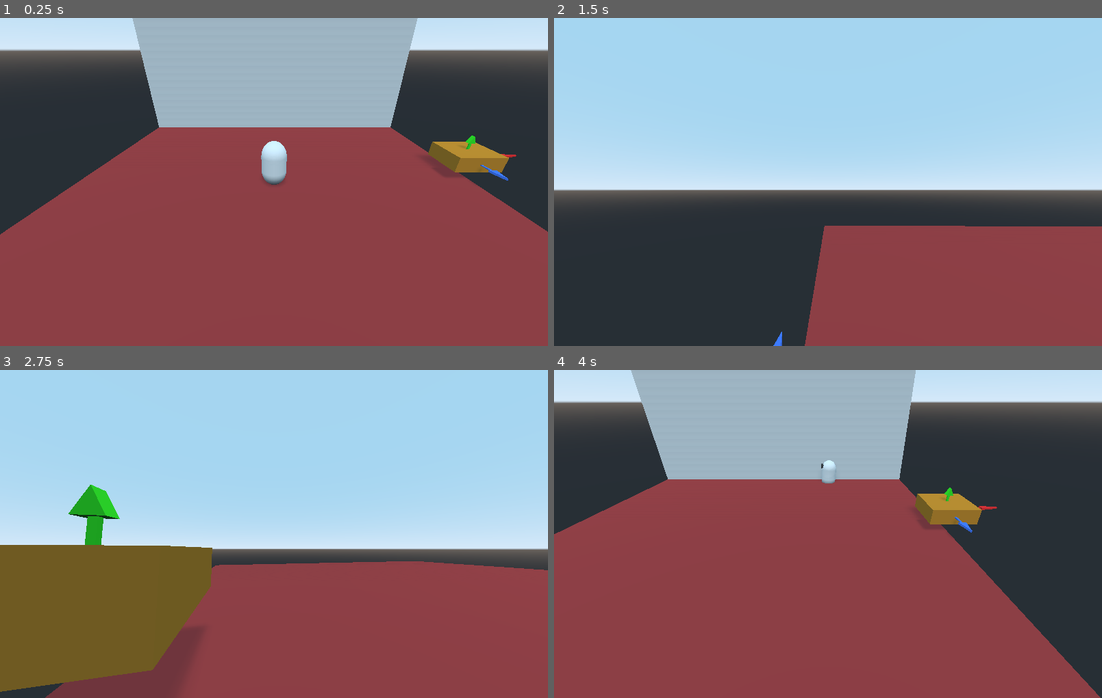
Above: before the commit, frames 1-4 (two rows, left to right).
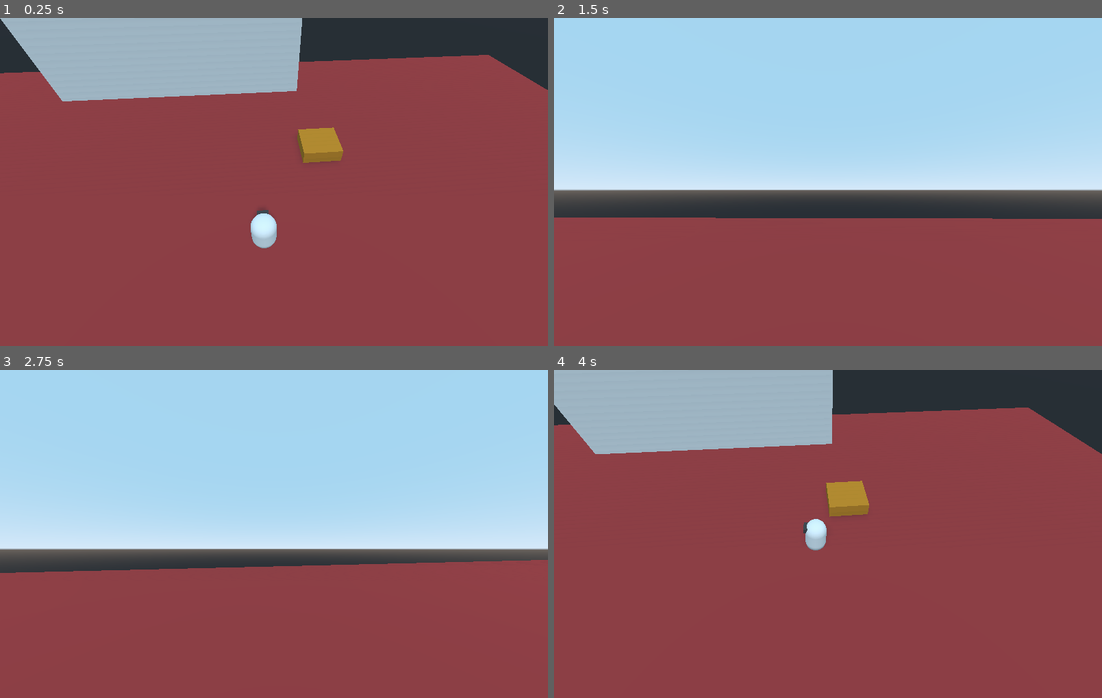
Above: after the commit, the same moments.

Repository: Carbine28/Game-to-Teach-3D-Transformation
Game: Godot game, scene res://main.tscn
Two runs of this game, one before a commit and one after it. Both use one fixed random seed, a clock stepped at 60 frames per second and the inputs below.
Inputs (mouse positions are in pixels of both pictures, inside the frame that each line leads up to):
- Up to frame 1 (0.25 s): no input
- Up to frame 2 (1.5 s): move the mouse to (948, 165) at 0.52 s; hold D (move_right) 0.53-1.28 s; click (948, 165) at 0.6 s; tap Space (jump) at 0.77 s; move the mouse to (718, 198) at 1.27 s; hold S (move_backward) from 1.28 s (still down); tap Tab (switch_camera) at 1.35 s
- Up to frame 3 (2.75 s): tap Space (jump) at 1.52 s; move the mouse to (284, 527) at 2.02 s; release S (move_backward) at 2.03 s; hold W (move_forward) from 2.03 s (still down); click (284, 527) at 2.1 s
- Up to frame 4 (4 s): move the mouse to (822, 540) at 2.77 s; tap Tab (switch_camera) at 2.85 s; tap Space (jump) at 3.02, 3.77 s; move the mouse to (992, 583) at 3.52 s; release W (move_forward) at 3.53 s; hold A (move_left) from 3.53 s (still down); click (992, 583) at 3.6 s

The runs differ from the first frame. In frame 1, 38% of the frame differs, in the area x 0-100%, y 0-71%; in frame 2, 20%; in frame 3, 18%; in frame 4, 40%, in the area x 0-100%, y 0-100%.
Error before the commit: Parse Error: Expected block in pattern branch (res://transformable_Objects/object.gd:42)

Commit message:
Fixed platform movement

Diff:
--- a/Base/GUI/transformableUI/DrawContainer.gd
+++ b/Base/GUI/transformableUI/DrawContainer.gd
@@ -8,11 +8,11 @@
 	idCount = 0
 
 # Test if block can be dropped
-func can_drop_data(position, data):
+func can_drop_data(_position, data):
 	var can_drop: bool = data is Node and data.is_in_group("DRAGGABLE")
 	return can_drop
 
-func drop_data(position, data):
+func drop_data(_position, data):
 	var draggable_block: ColorRect = draggable.instance()
 	draggable_block.id = idCount
 	draggable_block.label = data.label
--- a/Base/TransformBlock.gd
+++ b/Base/TransformBlock.gd
@@ -17,7 +17,7 @@
 
 
 # Called when upon starting drag
-func get_drag_data(position: Vector2):
+func get_drag_data(_position: Vector2):
 	#print("get_drag_data(): Dragging: " , label , " block, ID: ", id)
 	if not dropped_on_target:
 		set_drag_preview( _get_preview_control())
--- a/Base/characters/player/Camera.gd
+++ b/Base/characters/player/Camera.gd
@@ -9,7 +9,7 @@
 	#rotation = thirdPersonCamera.rotation
 	pass
 
-func _process(delta):
+func _process(_delta):
 	if firstPersonCamera.current:
 		rotation_degrees.x = look_rotation.x
 		rotation_degrees.y = look_rotation.y
--- a/Base/characters/player/Player.gd
+++ b/Base/characters/player/Player.gd
@@ -6,7 +6,7 @@
 onready var interaction = $Camera/firstPerson/RayCast
 var picked_Object
 
-export var speed = 20
+export var speed = 10
 export var acceleration = 10
 export var jump = 8
 export var gravity = 18.2
@@ -21,10 +21,18 @@
 var SpawnPoint
 var snap_vector
 
+## Player States
+enum PlayerFloorState{
+	Floor,
+	Platform
+}
+var floor_state
+
 func _ready():
 	SpawnPoint = global_translation
 	prevDirection = _camera.rotation
 	add_to_group("Player")
+	floor_state = PlayerFloorState.Floor #
 
 func _physics_process(delta):
 	# Set player movement to WASD controls, normalize and rotate so direction moved is always the camera front
@@ -49,7 +57,14 @@
 	_jump(delta) # Check for jump inputs
 	# Finally move player
 
-	velocity = move_and_slide_with_snap(velocity, snap_vector, Vector3.UP, true,1, 0.785398, true)
+#	velocity = move_and_slide_with_snap(velocity, snap_vector, Vector3.UP, true,1, 0.785398, true)
+#	velocity = move_and_slide(velocity, Vector3.UP)
+	match floor_state:
+		PlayerFloorState.Floor:
+			velocity = move_and_slide(velocity, Vector3.UP)
+		PlayerFloorState.Platform:
+			velocity = move_and_slide_with_snap(velocity, -snap_vector , Vector3.UP, true,1, 0.785398, true)
+
 func _jump(delta):
 	# Coyote time based jumps
 
--- /dev/null
+++ b/Base/functional_objects/SpawnPoint.gd
@@ -0,0 +1,7 @@
+extends Spatial
+
+func _ready():
+	var model = $model
+	model.visible = false
+	var _player = get_node("../Player")
+	_player.global_translation = global_translation
--- /dev/null
+++ b/Base/functional_objects/SpawnPoint.tscn
@@ -0,0 +1,12 @@
+[gd_scene load_steps=3 format=2]
+
+[ext_resource path="res://functional_objects/SpawnPoint.gd" type="Script" id=1]
+
+[sub_resource type="CylinderMesh" id=1]
+
+[node name="SpawnPoint" type="Spatial"]
+script = ExtResource( 1 )
+
+[node name="model" type="MeshInstance" parent="."]
+transform = Transform( 0.458774, 0, 0, 0, 0.340787, 0, 0, 0, 0.501323, 0, 0, 0 )
+mesh = SubResource( 1 )
--- a/Base/levels/level_default.gd
+++ b/Base/levels/level_default.gd
@@ -41,7 +41,7 @@
 	_transformGUI.selectedObject = object
 	_transformGUI.visible = true
 
-func _process(delta):
+func _process(_delta):
 	if Input.is_action_just_pressed("switch_camera"):
 		emit_signal("camera_toggled")
 		cameraIsActive = !cameraIsActive
--- a/Base/levels/level_default.tscn
+++ b/Base/levels/level_default.tscn
@@ -1,11 +1,12 @@
-[gd_scene load_steps=9 format=2]
+[gd_scene load_steps=10 format=2]
 
 [ext_resource path="res://characters/player/Player.tscn" type="PackedScene" id=1]
 [ext_resource path="res://levels/level_default.gd" type="Script" id=2]
 [ext_resource path="res://transformable_Objects/object.tscn" type="PackedScene" id=3]
+[ext_resource path="res://functional_objects/SpawnPoint.tscn" type="PackedScene" id=4]
 
 [sub_resource type="BoxShape" id=2]
-extents = Vector3( 15, 1, 15 )
+extents = Vector3( 14.5, 1, 22.9 )
 
 [sub_resource type="SpatialMaterial" id=3]
 albedo_color = Color( 0.682353, 0.243137, 0.243137, 1 )
@@ -31,11 +32,11 @@
 transform = Transform( 1, 0, 0, 0, 1, 0, 0, 0, 1, 0.00493431, 0, 0.0344582 )
 
 [node name="CollisionShape" type="CollisionShape" parent="Floor"]
-transform = Transform( 1, 0, 0, 0, 1, 0, 0, 0, 1, 0, -1, 0 )
+transform = Transform( 3.36, 0, 0, 0, 1.05, 0, 0, 0, 1.05, 0, -1, 0 )
 shape = SubResource( 2 )
 
 [node name="MeshInstance" type="MeshInstance" parent="Floor"]
-transform = Transform( 1, 0, 0, 0, 1, 0, 0, 0, 1, 0, -1, 0 )
+transform = Transform( 3.25, 0, 0, 0, 1, 0, 0, 0, 1.6, 0, -1, 0 )
 mesh = SubResource( 1 )
 
 [node name="DirectionalLight" type="DirectionalLight" parent="."]
@@ -58,7 +59,7 @@
 material/0 = SubResource( 4 )
 
 [node name="Camera" type="Camera" parent="."]
-transform = Transform( 1, 0, 0, 0, 0.871128, 0.491056, 0, -0.491056, 0.871128, 0, 8.76117, 15.1 )
+transform = Transform( 0.996195, 0.0661848, -0.0567072, 0, 0.650642, 0.759385, 0.0871557, -0.756495, 0.648166, -3.2, 15.9612, 14.5 )
 
 [node name="OutofBoundsFloor" type="Area" parent="."]
 transform = Transform( 1, 0, 0, 0, 1, 0, 0, 0, 1, 0, -19.4613, 0 )
@@ -70,5 +71,8 @@
 transform = Transform( 3.12765, 0, 0, 0, 1.25409, 0, 0, 0, 3.04029, 15.0984, 1.3905, -2.22206 )
 mode = 3
 
+[node name="SpawnPoint" parent="." instance=ExtResource( 4 )]
+transform = Transform( 1, 0, 0, 0, 1, 0, 0, 0, 1, 9.37035, 0.436448, 6.48486 )
+
 [connection signal="camera_toggled" from="." to="Player" method="_on_level_test_camera_toggled"]
 [connection signal="body_entered" from="OutofBoundsFloor" to="." method="_on_OutofBoundsFloor_body_entered"]
--- a/Base/transformable_Objects/object.gd
+++ b/Base/transformable_Objects/object.gd
@@ -13,7 +13,7 @@
 export var currentPosition = Vector3.ZERO
 export var nextPosition = Vector3.ZERO
 # Object Movement Variables
-export var translationSpeed = 2
+export var translationSpeed = 4
 export var rotationalSpeed = 2
 var objectState
 
@@ -38,7 +38,7 @@
 			else:
 				objectState = ObjectState.PASSIVE
 		ObjectState.ROTATION:
-
+			pass
 		ObjectState.PASSIVE:
 			pass
 
@@ -50,6 +50,17 @@
 
 func moveObject(vPosition: Vector3):
 	nextPosition = currentPosition + vPosition
+	objectState = ObjectState.TRANSLATION
 
 func rotateObject(vPosition: Vector3):
 	pass
+
+## Area on Top of object which signals the player to move differently depending on floor/platform
+func _on_Area_body_entered(body):
+	if body.name == "Player":
+		body.floor_state = body.PlayerFloorState.Platform # Change player movement to platform type
+		#print(body.floor_state)
+func _on_Area_body_exited(body):
+	if body.name == "Player":
+		body.floor_state = body.PlayerFloorState.Floor # Change player movement to floor type.
+		#print(body.floor_state)
--- a/Base/transformable_Objects/object.tscn
+++ b/Base/transformable_Objects/object.tscn
@@ -8,10 +8,15 @@
 [sub_resource type="SpatialMaterial" id=2]
 albedo_color = Color( 0.862745, 0.568627, 0.152941, 1 )
 
+[sub_resource type="BoxShape" id=4]
+extents = Vector3( 0.186569, 0.156937, 0.19428 )
+
 [sub_resource type="BoxShape" id=3]
 extents = Vector3( 0.5, 0.5, 0.5 )
 
 [node name="object_Transformable" type="RigidBody"]
+contacts_reported = 5
+contact_monitor = true
 script = ExtResource( 1 )
 
 [node name="model" type="Spatial" parent="."]
@@ -22,8 +27,20 @@
 skeleton = NodePath("")
 material/0 = SubResource( 2 )
 
+[node name="Area" type="Area" parent="model"]
+transform = Transform( 2.46, 0, 0, 0, 0.140893, 0, 0, 0, 2.15, 0, 0.520031, 0 )
+monitorable = false
+
+[node name="CollisionShape" type="CollisionShape" parent="model/Area"]
+transform = Transform( 0.85, 0, 0, 0, 1, 0, 0, 0, 1, 0, 0, 0 )
+shape = SubResource( 4 )
+
 [node name="CollisionShape" type="CollisionShape" parent="."]
 transform = Transform( 1.17087, 0, 0, 0, 0.96205, 0, 0, 0, 1.19202, 0, 0, 0 )
 shape = SubResource( 3 )
 
 [node name="gizmo" parent="." instance=ExtResource( 2 )]
+
+[connection signal="body_entered" from="." to="." method="_on_object_Transformable_body_entered"]
+[connection signal="body_entered" from="model/Area" to="." method="_on_Area_body_entered"]
+[connection signal="body_exited" from="model/Area" to="." method="_on_Area_body_exited"]
Not shown: 1 places in Base/transformable_Objects/object.tscn that only renumber resources
